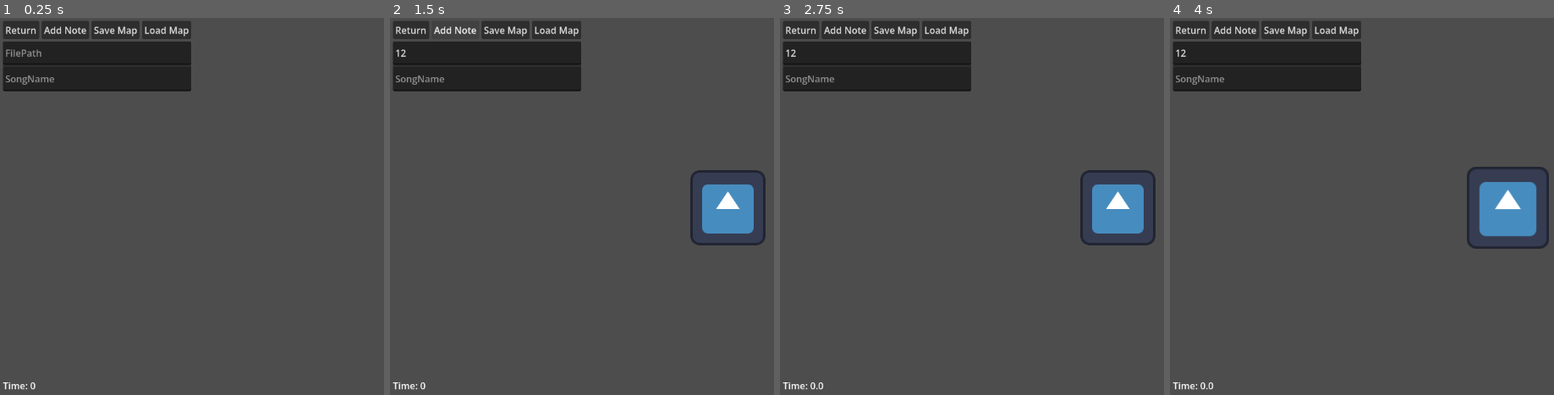
Above: before the commit, frames 1-4 (left to right).
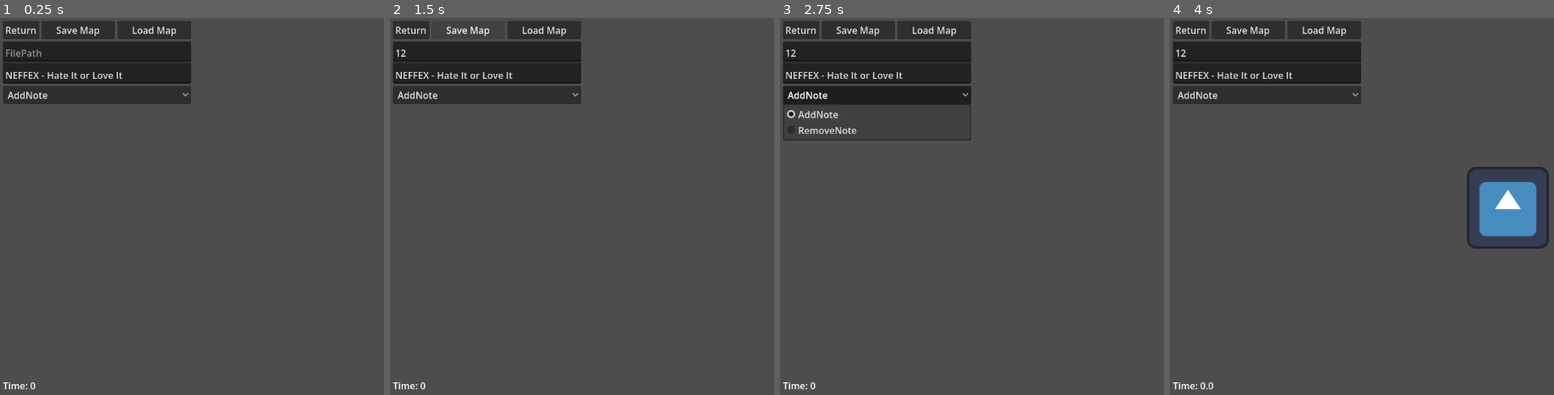
Above: after the commit, the same moments.

Repository: JoshDean599/12DI-Josh-Dean
Game: Godot game, scene res://Scenes/editor.tscn
The game is run twice, just before and just after one commit, with the same random seed, the same clock (stepped at 60 frames per second) and the same inputs. This scene is started directly instead of the project's main scene. The engine's default icon, where the game draws it, is replaced by a stand-in: a white triangle on a blue panel in a dark square.
Inputs (mouse positions are in pixels of both pictures, inside the frame that each line leads up to):
- Up to frame 1 (0.25 s): no input
- Up to frame 2 (1.5 s): click (486, 51) at 0.52 s; type "12" at 0.6 s; click (455, 29) at 1.25 s, where only the run before the commit has a clickable "Add Note"
- Up to frame 3 (2.75 s): click (876, 93) at 2 s, where only the run after the commit has a clickable "AddNote"
- Up to frame 4 (4 s): click (1507, 206) at 2.75 s; click (1507, 206) at 3.5 s

The runs differ from the first frame. In frame 1, 2.8% of the frame differs, in the area x 0-50%, y 0-23%; in frame 2, 5.0%; in frame 3, 5.7%, in the area x 0-98%, y 0-99%; in frame 4, 2.8%.

Commit message:
4_6_26
Adding QOL things to the editor

Diff:
--- a/rhythm-game-project/Scenes/Objects/editor_note.gd
+++ b/rhythm-game-project/Scenes/Objects/editor_note.gd
@@ -15,14 +15,10 @@
 @export var tailDragDetectorBaseScale: float = 2.0
 @export var tailDragDetectorOffsetScale: float = 1.3
 
-# Double click variables
-#const doubleClickThreshold = 0.2
-#var lastClickTime = 0.0
-#@onready var clickTimer = $Timer
-
 # Note Variables
 var duration: float = 0
 var noteType: int = 0
+
 
 
 func _unhandled_input(event: InputEvent) -> void:
@@ -37,21 +33,6 @@
 			position = (get_global_mouse_position() - draggedOffset).snapped(GRID_SIZE)
 		else:
 			position = get_global_mouse_position() - draggedOffset
-		#var intName = int(name)
-		#if intName > 0:
-		#	var lowerNote = get_parent().get_node(str(intName - 1))
-		#	if lowerNote && position.x < lowerNote.position.x:
-		#		var newName = lowerNote.name
-		#		lowerNote.name = "PlaceHolderName"
-		#		name = newName
-		#		lowerNote.name = name
-		#if intName < get_parent().get_children().size() - 1:
-		#	var upperNote = get_parent().get_node(str(intName + 1))
-		#	if upperNote && position.x > upperNote.position.x:
-		#		var newName = name
-		#		name = "PlaceHolderName"
-		#		upperNote.name = newName
-		#		name = upperNote.name
 
 	if tailDragging:
 		if GridLockKeyPress:
@@ -63,15 +44,6 @@
 func _on_click_detector_button_down() -> void:
 	dragging = true
 	draggedOffset = get_global_mouse_position() - global_position
-
-#	var currentTime = Time.get_ticks_msec() / 1000.0
-#	if currentTime - lastClickTime <= doubleClickThreshold:
-#		clickTimer.stop()
-#		get_parent().get_parent().show_note_options()
-#	else:
-#		clickTimer.start(doubleClickThreshold)
-#	lastClickTime = currentTime
-
 
 func _on_click_detector_button_up() -> void:
 	dragging = false
@@ -107,3 +79,9 @@
 
 func _on_drag_detector_mouse_exited() -> void:
 	$Tail.scale = Vector2(baseTailSize, baseTailSize)
+
+
+func _on_click_detector_gui_input(event: InputEvent) -> void:
+	if event == InputEventMouseButton and event.is_pressed(): # And right click
+		queue_free()
+	pass # Replace with function body.
--- a/rhythm-game-project/Scenes/Objects/editor_note.tscn
+++ b/rhythm-game-project/Scenes/Objects/editor_note.tscn
@@ -36,8 +36,7 @@
 offset_top = -64.0
 offset_right = 64.0
 offset_bottom = 64.0
-
-[node name="Timer" type="Timer" parent="." unique_id=900252859]
+button_mask = 3
 
 [connection signal="button_down" from="Tail/DragDetector" to="." method="_on_drag_detector_button_down"]
 [connection signal="button_up" from="Tail/DragDetector" to="." method="_on_drag_detector_button_up"]
@@ -45,5 +44,6 @@
 [connection signal="mouse_exited" from="Tail/DragDetector" to="." method="_on_drag_detector_mouse_exited"]
 [connection signal="button_down" from="Head/ClickDetector" to="." method="_on_click_detector_button_down"]
 [connection signal="button_up" from="Head/ClickDetector" to="." method="_on_click_detector_button_up"]
+[connection signal="gui_input" from="Head/ClickDetector" to="." method="_on_click_detector_gui_input"]
 [connection signal="mouse_entered" from="Head/ClickDetector" to="." method="_on_click_detector_mouse_entered"]
 [connection signal="mouse_exited" from="Head/ClickDetector" to="." method="_on_click_detector_mouse_exited"]
--- a/rhythm-game-project/Scenes/editor.gd
+++ b/rhythm-game-project/Scenes/editor.gd
@@ -10,9 +10,9 @@
 var dragging = false
 var startDragPosition = Vector2.ZERO
 
+var clickTime: float = 0.0
+var clickPosition: Vector2i = Vector2.ZERO
 
-func _on_add_note_pressed() -> void:
-	createNewNote(camera.position, Vector2())
 
 
 func createNewNote(Position: Vector2, TailPosition: Vector2) -> void:
@@ -94,6 +94,16 @@
 	dragging = true
 	startDragPosition = DisplayServer.mouse_get_position().x + camera.position.x
 
+	clickPosition = DisplayServer.mouse_get_position()
+	clickTime = Time.get_ticks_msec() / 1000.0
+
 
 func _on_drag_detector_button_up() -> void:
 	dragging = false
+
+	if clickPosition == DisplayServer.mouse_get_position() and Time.get_ticks_msec() / 1000.0 - clickTime < 0.25:
+		var mousePosition = Vector2(
+			float(DisplayServer.mouse_get_position().x) - float(DisplayServer.screen_get_size().x) / 2,
+			float(DisplayServer.mouse_get_position().y) - float(DisplayServer.screen_get_size().y) / 2
+		)
+		createNewNote( mousePosition + camera.position, Vector2())
--- a/rhythm-game-project/Scenes/editor.tscn
+++ b/rhythm-game-project/Scenes/editor.tscn
@@ -18,7 +18,7 @@
 [node name="MarginContainer" type="MarginContainer" parent="UI/Control" unique_id=2095939836]
 layout_mode = 0
 offset_right = 331.0
-offset_bottom = 130.0
+offset_bottom = 152.0
 theme_override_constants/margin_left = 5
 theme_override_constants/margin_top = 5
 theme_override_constants/margin_right = 5
@@ -34,16 +34,14 @@
 layout_mode = 2
 text = "Return"
 
-[node name="Add Note" type="Button" parent="UI/Control/MarginContainer/VBoxContainer/HBoxContainer" unique_id=1173858885]
-layout_mode = 2
-text = "Add Note"
-
 [node name="Save" type="Button" parent="UI/Control/MarginContainer/VBoxContainer/HBoxContainer" unique_id=1224184711]
 layout_mode = 2
+size_flags_horizontal = 3
 text = "Save Map"
 
 [node name="Load" type="Button" parent="UI/Control/MarginContainer/VBoxContainer/HBoxContainer" unique_id=689076928]
 layout_mode = 2
+size_flags_horizontal = 3
 text = "Load Map"
 
 [node name="PanelContainer" type="PanelContainer" parent="UI/Control/MarginContainer/VBoxContainer" unique_id=2084397225]
@@ -62,7 +60,17 @@
 [node name="SongName" type="TextEdit" parent="UI/Control/MarginContainer/VBoxContainer/PanelContainer/VBoxContainer" unique_id=282430820]
 layout_mode = 2
 size_flags_vertical = 3
+text = "NEFFEX - Hate It or Love It"
 placeholder_text = "SongName"
+
+[node name="OptionButton" type="OptionButton" parent="UI/Control/MarginContainer/VBoxContainer" unique_id=612125775]
+layout_mode = 2
+selected = 0
+item_count = 2
+popup/item_0/text = "AddNote"
+popup/item_0/id = 0
+popup/item_1/text = "RemoveNote"
+popup/item_1/id = 1
 
 [node name="MarginContainer2" type="MarginContainer" parent="UI/Control" unique_id=2146079056]
 layout_mode = 0
@@ -86,12 +94,14 @@
 offset_top = -326.0
 offset_right = 578.0
 offset_bottom = 326.0
+button_mask = 3
 
 [node name="Notes" type="Node2D" parent="." unique_id=443945100]
 
 [connection signal="pressed" from="UI/Control/MarginContainer/VBoxContainer/HBoxContainer/Return" to="." method="_on_return_button_pressed"]
-[connection signal="pressed" from="UI/Control/MarginContainer/VBoxContainer/HBoxContainer/Add Note" to="." method="_on_add_note_pressed"]
 [connection signal="pressed" from="UI/Control/MarginContainer/VBoxContainer/HBoxContainer/Save" to="." method="_on_save_pressed"]
 [connection signal="pressed" from="UI/Control/MarginContainer/VBoxContainer/HBoxContainer/Load" to="." method="_on_load_pressed"]
+[connection signal="item_selected" from="UI/Control/MarginContainer/VBoxContainer/OptionButton" to="." method="_on_option_button_item_selected"]
 [connection signal="button_down" from="Camera2D/Drag Detector" to="." method="_on_drag_detector_button_down"]
 [connection signal="button_up" from="Camera2D/Drag Detector" to="." method="_on_drag_detector_button_up"]
+[connection signal="gui_input" from="Camera2D/Drag Detector" to="." method="_on_drag_detector_gui_input"]
Not shown, changed: Project Timeline.gantt
